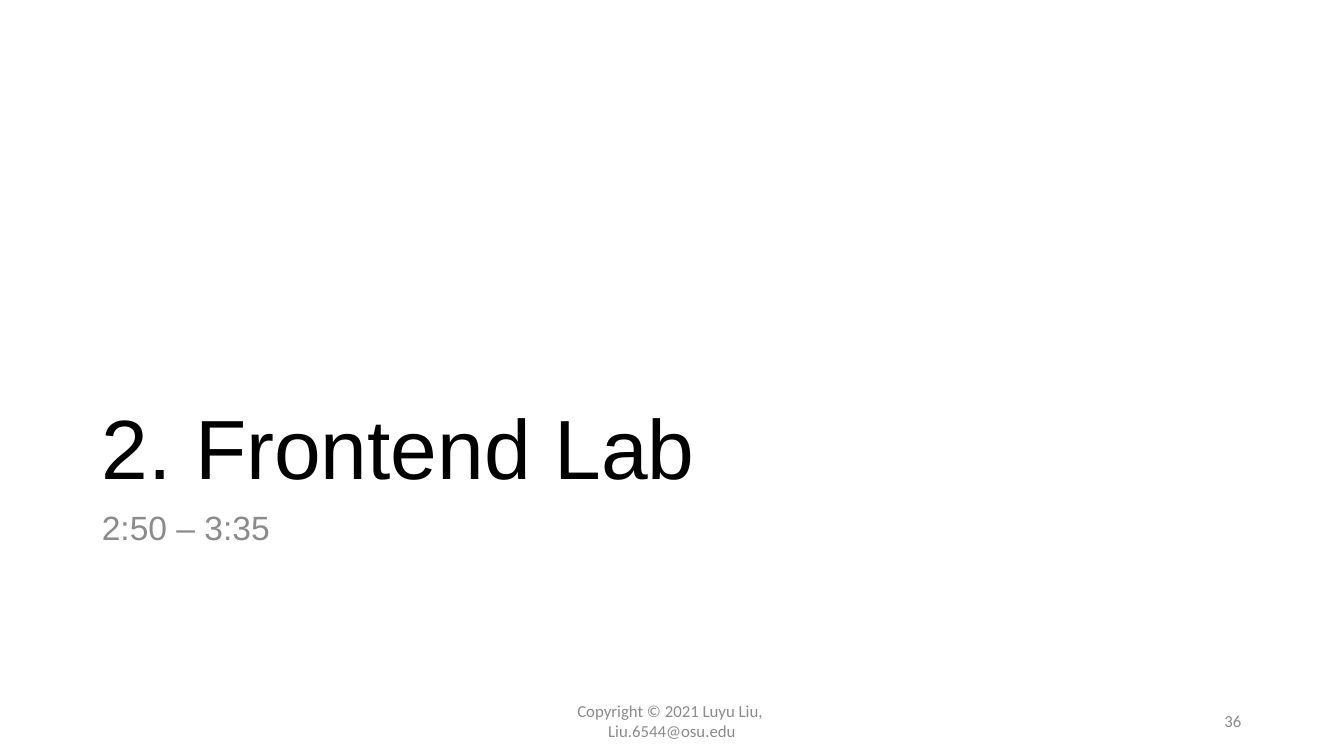
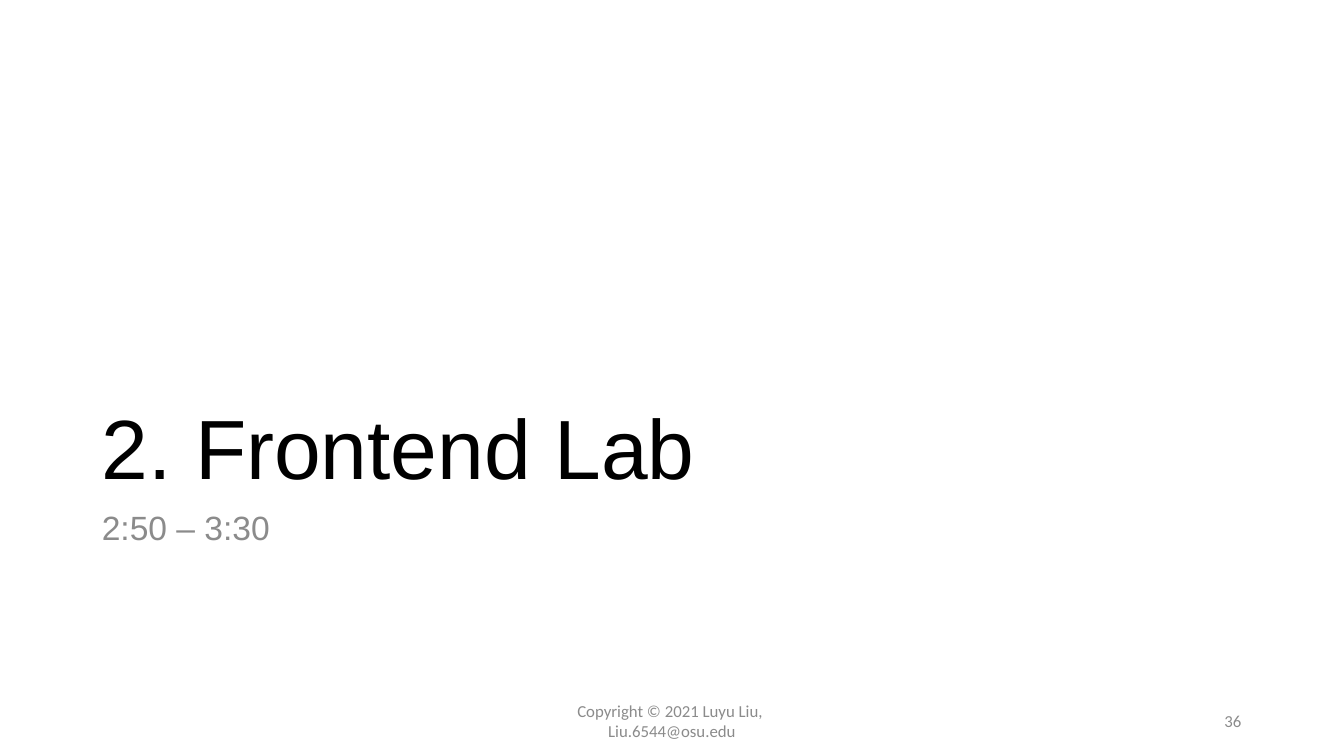
Before and after one commit to xiaohuiliugis/UCGIS-Fullstack-Geovisualization-Workshop, a slide deck: slide 36 of doc/presentation.pptx. Drawn at 1344x756 pixels with LibreOffice and Linux fonts; fonts in the diff are those of the drawing. Boxes give left, top, right and bottom in pixels: in the first picture for what was removed or moved away, otherwise in the second. Text is boxed around its words. In the diff, an @@ line names an element or a change of style, - is before the commit and + after.

```diff
--- a/doc/presentation.pptx
+++ b/doc/presentation.pptx
@@ text at (102,516,269,540): text changed @@
-2:50 – 3:35
+2:50 – 3:30
```
Also in this commit, not shown: 5 other slides changed.
